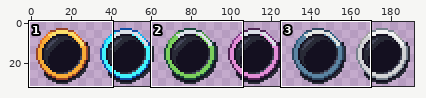
A sprite sheet gets an edit: Assets/Sprites/PrototypeSprites/RulletSprites/Pixel_Sprites/icon/rullet_cardStroke_Head_sprite_sheet.png. The first picture is a wide view before the edit; the outline marks the close-up.
Close-up. The starting point:
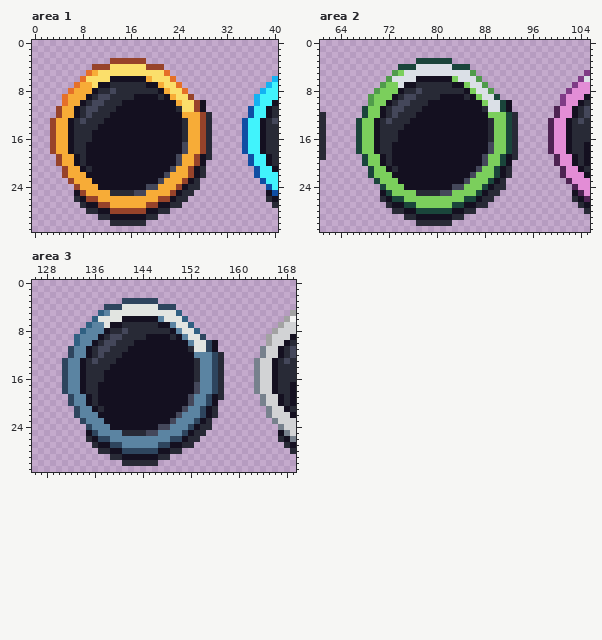
The file is 192x32 pixels. Shown: area 1: x 0..40, y 0..31; area 2: x 61..105, y 0..31; area 3: x 126..169, y 0..31. The old version is drawn lined up with the new one.
The same view after the edit:
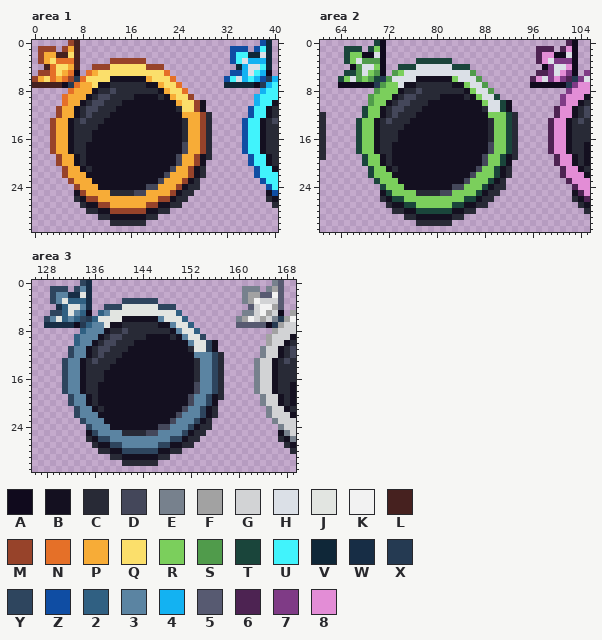
Palette (. is transparent): A #100a1d  B #141020  C #282a36  D #44475a  E #77818d  F #a2a2a2  G #d2d3d5  H #dbe0e7  J #e2e5e1  K #f2f2f2  L #46211f  M #97432a  N #e57028  P #f7ac37  Q #fbdf6b  R #7bcf5c  S #509b4b  T #1a453b  U #41f3fc  V #0f2738  W #172d45  X #253a52  Y #2e455e  Z #0f4da3  2 #306082  3 #5b84a2  4 #13b2f2  5 #575a71  6 #4d2352  7 #7f3b86  8 #e38dd6
Change:
drawings rearranged on the sheet (the old picture shows each at its new place)
Changed rows in their new state; - is an unchanged pixel.
Area 1:
first column x 0:
 0 ------ML------------------------------ZV
 1 -MMM-MPL-------------------------ZZZ-ZUV
 2 -MPPLLQL-------------------------ZUUVVHV
 3 -MPQNNNL-------------------------ZUH444V
 4 --LNQQPL--------------------------V4HHUV
 5 -MMNQPNA-------------------------ZZ4HU4A
 6 MPQNPNMX------------------------ZUH4U4ZX
 7 LLLLLAX-------------------------VVVVVAX-
Area 2:
first column x 64:
 0 ------TA------------------------------6A
 1 -TTT-TRA-------------------------666-68A
 2 -TRRAAHA-------------------------688AAHA
 3 -TRHSSSA-------------------------68H777A
 4 --ASHHRA--------------------------A7HH8A
 5 -TTSHRSA-------------------------667H87A
 6 TRHSRSTX------------------------68H7876X
 7 AAAAAAX-------------------------AAAAAAX-
Area 3:
first column x 128:
 0 ------YW------------------------------E5
 1 -YYY-Y3W-------------------------EEE-EF5
 2 -Y33WWJW-------------------------EFF55K5
 3 -Y3J222W-------------------------EFKGGG5
 4 --W2JJ3W--------------------------5GKKF5
 5 -YY2J32A-------------------------EEGKFGA
 6 Y3J232YX------------------------EFKGFGEX
 7 WWWWWAX-------------------------55555AX-
Pixel boxes of the changes (left, top, right, bottom) in both close-ups:
added: (32, 40, 80, 88)
added: (224, 40, 272, 88)
added: (338, 40, 386, 88)
added: (530, 40, 578, 88)
added: (44, 280, 92, 328)
added: (236, 280, 284, 328)
